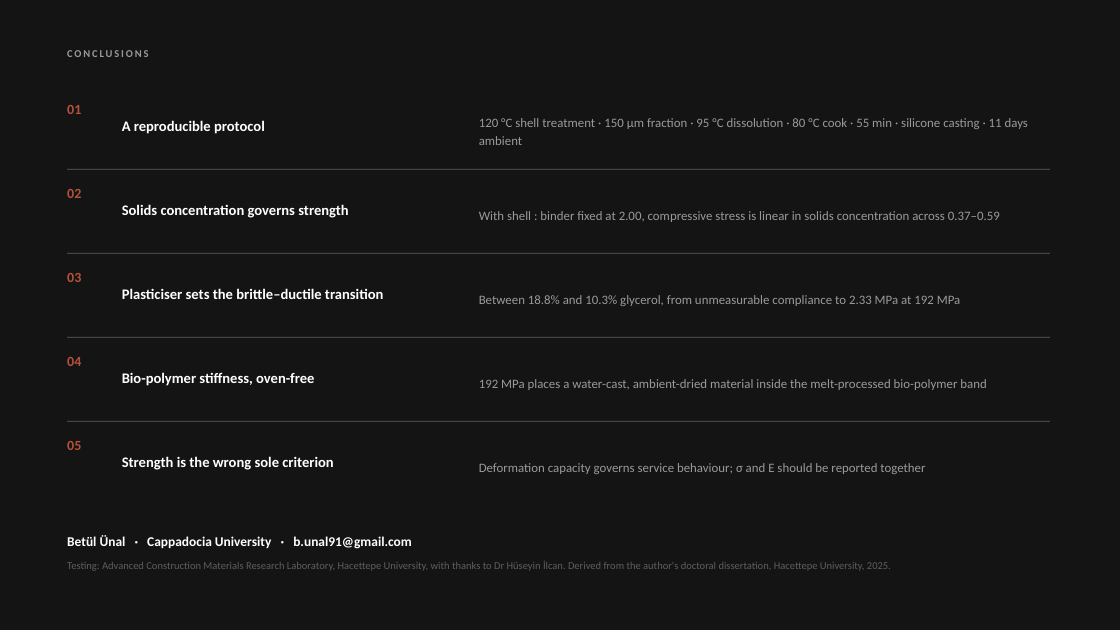
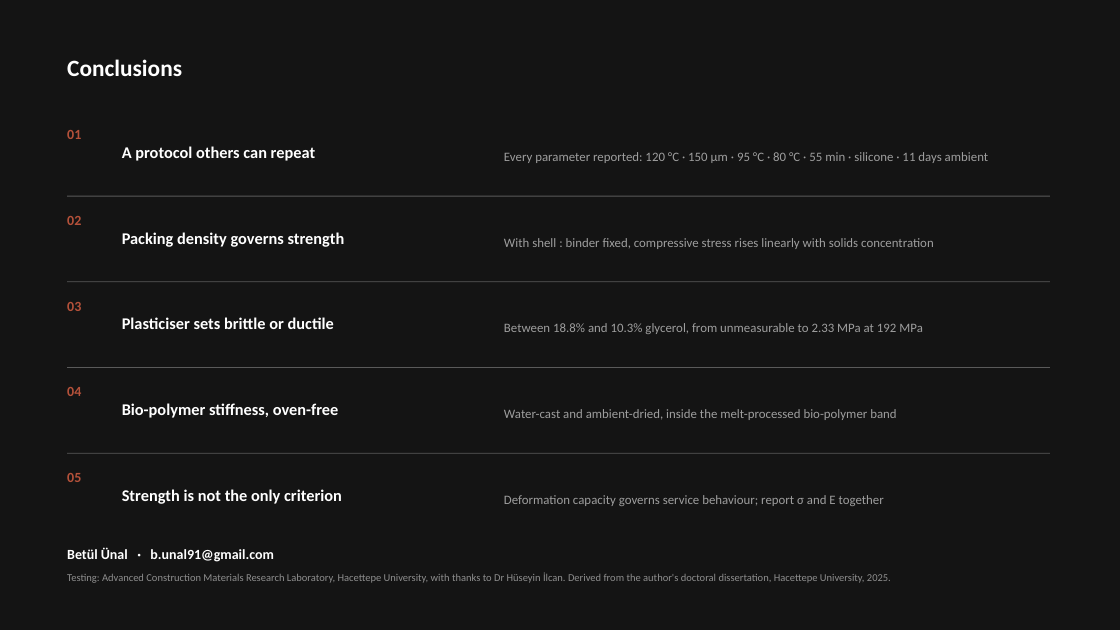
Before and after one commit to bunal91/sanat-ve-mekan, a slide deck: slide 24 of konferans-bildirisi/06-sunum/ICSMMEP26_Presentation_Unal.pptx (slide 18 before the commit). Drawn at 1120x630 pixels with LibreOffice and Linux fonts; fonts in the diff are those of the drawing. Boxes give left, top, right and bottom in pixels: in the first picture for what was removed or moved away, otherwise in the second. Text is boxed around its words. In the diff, an @@ line names an element or a change of style, - is before the commit and + after.

```diff
--- a/konferans-bildirisi/06-sunum/ICSMMEP26_Presentation_Unal.pptx
+++ b/konferans-bildirisi/06-sunum/ICSMMEP26_Presentation_Unal.pptx
@@ text at (67, 59, 182, 76): text changed; size 9 to 20 pt; text colour #9A9A9A to #FFFFFF @@
-CONCLUSIONS
+Conclusions
@@ text at (122, 146, 315, 161): text changed; size 12.5 to 14 pt @@
-A reproducible protocol
+A protocol others can repeat
@@ text at (504, 152, 988, 163): text changed; text colour #9A9A9A to #9E9E9E @@
-120 °C shell treatment · 150 µm fraction · 95 °C dissolution · 80 °C cook · 55 min · silicone casting · 11 days ambient
+Every parameter reported: 120 °C · 150 µm · 95 °C · 80 °C · 55 min · silicone · 11 days ambient
@@ 2 texts, 1 rectangle: place and size @@
-2 texts, 1 rectangle at (67, 105, 1050, 198)
+2 texts, 1 rectangle at (67, 130, 1050, 225)
@@ text at (122, 232, 345, 247): text changed; size 12.5 to 14 pt @@
-Solids concentration governs strength
+Packing density governs strength
@@ text at (504, 238, 934, 249): text changed; text colour #9A9A9A to #9E9E9E @@
-With shell : binder fixed at 2.00, compressive stress is linear in solids concentration across 0.37–0.59
+With shell : binder fixed, compressive stress rises linearly with solids concentration
@@ text at (122, 317, 334, 329): text changed; size 12.5 to 14 pt @@
-Plasticiser sets the brittle–ductile transition
+Plasticiser sets brittle or ductile
@@ text at (504, 323, 923, 334): text changed; text colour #9A9A9A to #9E9E9E @@
-Between 18.8% and 10.3% glycerol, from unmeasurable compliance to 2.33 MPa at 192 MPa
+Between 18.8% and 10.3% glycerol, from unmeasurable to 2.33 MPa at 192 MPa
@@ text "Bio-polymer stiffness, oven-free": place and size @@
-text "Bio-polymer stiffness, oven-free" at (122, 372, 314, 386)
+text "Bio-polymer stiffness, oven-free" at (122, 403, 339, 418)
@@ text "Bio-polymer stiffness, oven-free" at (122, 403, 339, 418): size 12.5 to 14 pt; line spacing 16pt to 18pt @@
@@ text at (504, 409, 896, 420): text changed; text colour #9A9A9A to #9E9E9E @@
-192 MPa places a water-cast, ambient-dried material inside the melt-processed bio-polymer band
+Water-cast and ambient-dried, inside the melt-processed bio-polymer band
@@ 3 texts, 3 rectangles: place and size @@
-3 texts, 3 rectangles at (67, 253, 1050, 450)
+3 texts, 3 rectangles at (67, 281, 1050, 482)
@@ fill #5E5E5E to #5A5A5A in 4 elements at (67, 196, 1050, 197), (67, 281, 1050, 282), (67, 367, 1050, 368), (67, 453, 1050, 454) @@
@@ text at (122, 489, 342, 504): text changed; size 12.5 to 14 pt @@
-Strength is the wrong sole criterion
+Strength is not the only criterion
@@ text at (504, 495, 884, 506): text changed; text colour #9A9A9A to #9E9E9E @@
-Deformation capacity governs service behaviour; σ and E should be reported together
+Deformation capacity governs service behaviour; report σ and E together
@@ text at (67, 548, 273, 562): text changed; size 11.5 to 12 pt @@
-Betül Ünal · Cappadocia University · b.unal91@gmail.com
+Betül Ünal · b.unal91@gmail.com
@@ text "Testing: Advanced Construction Materials Research ...": place and size @@
-text "Testing: Advanced Construction Materials Research ..." at (67, 562, 891, 571)
+text "Testing: Advanced Construction Materials Research ..." at (67, 573, 891, 583)
@@ text "Testing: Advanced Construction Materials Research ..." at (67, 573, 891, 583): text colour #5E5E5E to #8E8E8E; line spacing 13pt to 12.5pt @@
```
Also in this commit, not shown: 15 other slides changed, 9 slides added, 3 slides removed, 4 other files.
